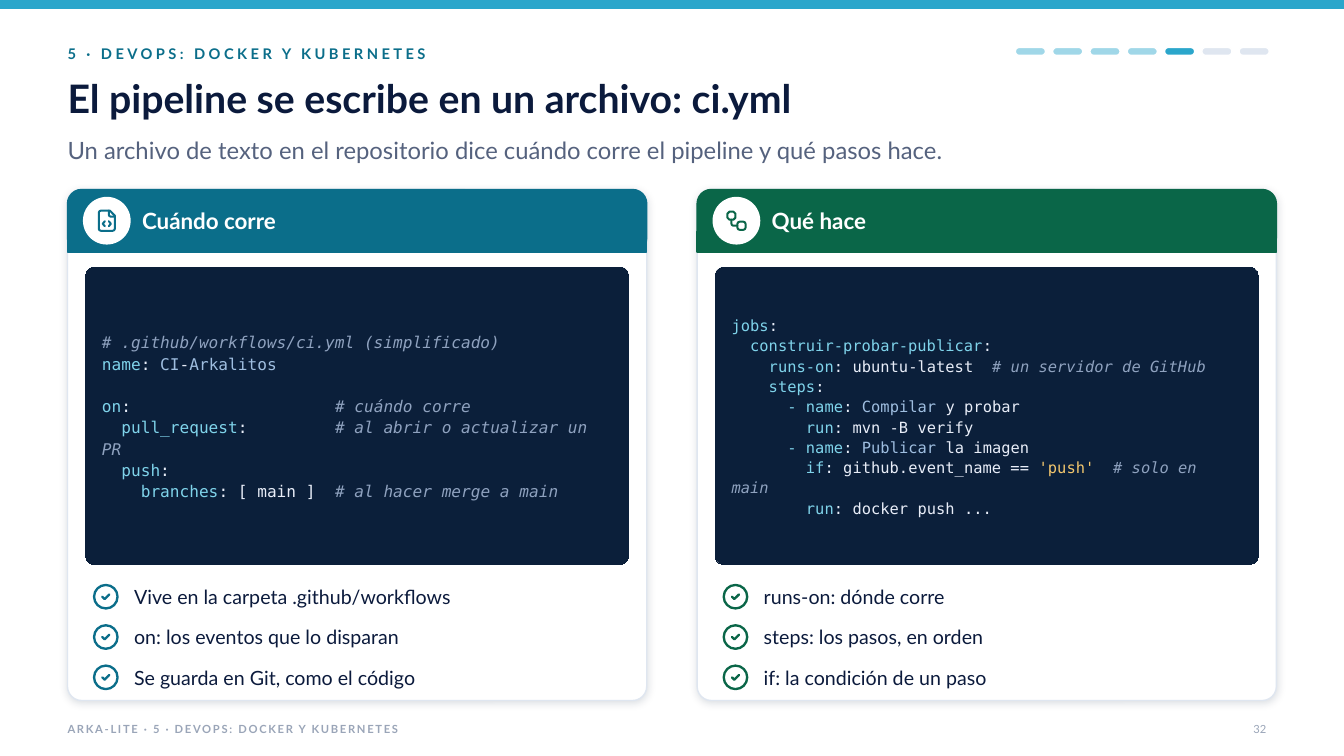
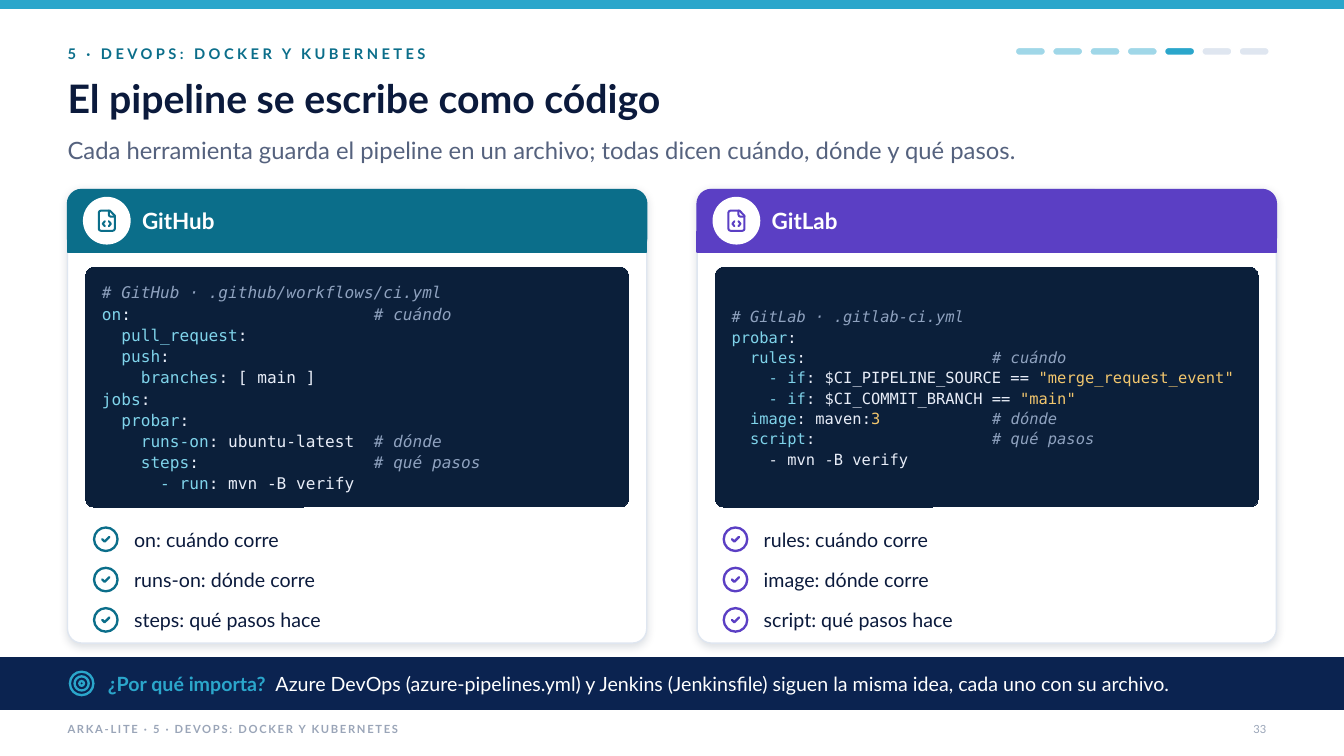
Before and after one commit to jfranceschi-dev/arka-lite, a slide deck: slide 33 of docs/presentation-data/pptx/ARKA-Lite-ejecutivo-con-videos.pptx (slide 32 before the commit). Drawn at 1344x756 pixels with LibreOffice and Linux fonts; fonts in the diff are those of the drawing. Boxes give left, top, right and bottom in pixels: in the first picture for what was removed or moved away, otherwise in the second. Text is boxed around its words. In the diff, an @@ line names an element or a change of style, - is before the commit and + after.

```diff
--- a/docs/presentation-data/pptx/ARKA-Lite-ejecutivo-con-videos.pptx
+++ b/docs/presentation-data/pptx/ARKA-Lite-ejecutivo-con-videos.pptx
@@ text at [68,84,660,120]: text changed @@
-El pipeline se escribe en un archivo: ci.yml
+El pipeline se escribe como código
@@ text at [68,141,1015,164]: text changed @@
-Un archivo de texto en el repositorio dice cuándo corre el pipeline y qué pasos hace.
+Cada herramienta guarda el pipeline en un archivo; todas dicen cuándo, dónde y qué pasos.
@@ rounded rectangle: place and size @@
-rounded rectangle at [68,190,647,701]
+rounded rectangle at [68,190,647,643]
@@ rounded rectangle: place and size @@
-rounded rectangle at [698,190,1277,701]
+rounded rectangle at [698,190,1277,643]
@@ rounded rectangle at [698,190,1277,252]: fill #0A6648 to #5B3FC4; outline #0A6648 1 pt to #5B3FC4 1 pt @@
@@ freeform shape at [725,209,749,233]: outline #0A6648 1.44 pt to #5B3FC4 1.44 pt; outline redrawn @@
@@ text at [142,212,214,229]: text changed @@
-Cuándo corre
+GitHub
@@ rectangle at [698,232,1277,252]: fill #0A6648 to #5B3FC4; outline #0A6648 1 pt to #5B3FC4 1 pt @@
@@ text at [772,212,838,229]: text changed @@
-Qué hace
+GitLab
@@ rounded rectangle "# GitHub · .github/workflows/ci.yml": place and size @@
-rounded rectangle "# GitHub · .github/workflows/ci.yml" at [86,267,629,565]
+rounded rectangle "# GitHub · .github/workflows/ci.yml" at [86,267,629,507]
@@ proportions changed in 4 elements at [68,190,647,643], [698,190,1277,643], [86,267,629,507], [716,267,1259,507] @@
@@ rounded rectangle "# GitLab · .gitlab-ci.yml": place and size @@
-rounded rectangle "# GitLab · .gitlab-ci.yml" at [716,267,1259,565]
+rounded rectangle "# GitLab · .gitlab-ci.yml" at [716,267,1259,507]
@@ text in rounded rectangle at [102,285,451,345]: text changed @@
-# .github/workflows/ci.yml (simplificado)
-name: CI-Arkalitos
-on: # cuándo corre
-pull_request: # al abrir o actualizar un PR
+# GitHub · .github/workflows/ci.yml
+on: # cuándo
+pull_request:
@@ text in rounded rectangle at [732,310,1234,468]: text changed @@
-jobs:
-construir-probar-publicar:
-runs-on: ubuntu-latest # un servidor de GitHub
-steps:
-- name: Compilar y probar
-run: mvn -B verify
-- name: Publicar la imagen
-if: github.event_name == 'push' # solo en main
-run: docker push ...
+# GitLab · .gitlab-ci.yml
+probar:
+rules: # cuándo
+- if: $CI_PIPELINE_SOURCE == "merge_request_event"
+- if: $CI_COMMIT_BRANCH == "main"
+image: maven:3 # dónde
+script: # qué pasos
+- mvn -B verify
@@ text in rounded rectangle at [102,370,480,493]: text changed; text colour #8FA2BF to #E8EDF8; italic off @@
-branches: [ main ] # al hacer merge a main
+branches: [ main ]
+jobs:
+probar:
+runs-on: ubuntu-latest # dónde
+steps: # qué pasos
+- run: mvn -B verify
@@ freeform shape: place and size @@
-freeform shape at [92,583,120,611]
+freeform shape at [92,525,120,554]
@@ text at [134,532,279,547]: text changed @@
-Vive en la carpeta .github/workflows
+on: cuándo corre
@@ freeform shape: place and size @@
-freeform shape at [722,583,750,611]
+freeform shape at [722,525,750,554]
@@ text at [764,532,928,547]: text changed @@
-runs-on: dónde corre
+rules: cuándo corre
@@ text at [134,572,315,587]: text changed @@
-on: los eventos que lo disparan
+runs-on: dónde corre
@@ text at [764,572,929,591]: text changed @@
-steps: los pasos, en orden
+image: dónde corre
@@ text at [134,612,320,631]: text changed @@
-Se guarda en Git, como el código
+steps: qué pasos hace
@@ 4 freeform shapes: place and size @@
-4 freeform shapes at [92,623,750,692]
+4 freeform shapes at [92,566,750,634]
@@ outline #0A6648 1.68 pt to #5B3FC4 1.68 pt in 3 elements at [722,525,750,554], [722,566,750,594], [722,606,750,634] @@
@@ text at [764,612,952,631]: text changed @@
-if: la condición de un paso
+script: qué pasos hace
@@ rectangle added at [0,657,1344,710], fill #0B2350, outline #0B2350 1 pt @@
@@ freeform shape added at [68,669,96,698], outline #2BA6CB 1.68 pt @@
@@ text added at [108,676,1169,695], 14 pt, text #FFFFFF @@
+¿Por qué importa? Azure DevOps (azure-pipelines.yml) y Jenkins (Jenkinsfile) siguen la misma idea, cada uno con su archivo.
```
Also in this commit, not shown: 5 other slides changed, 3 slides added, 1 slide removed, 21 other files.
